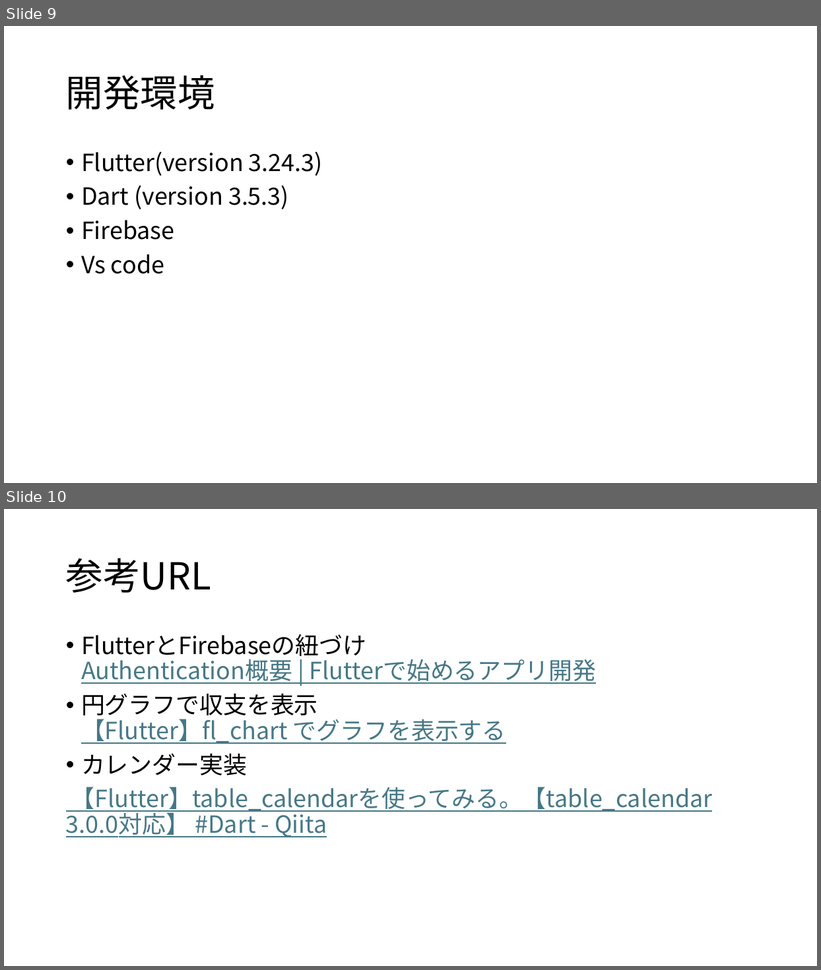
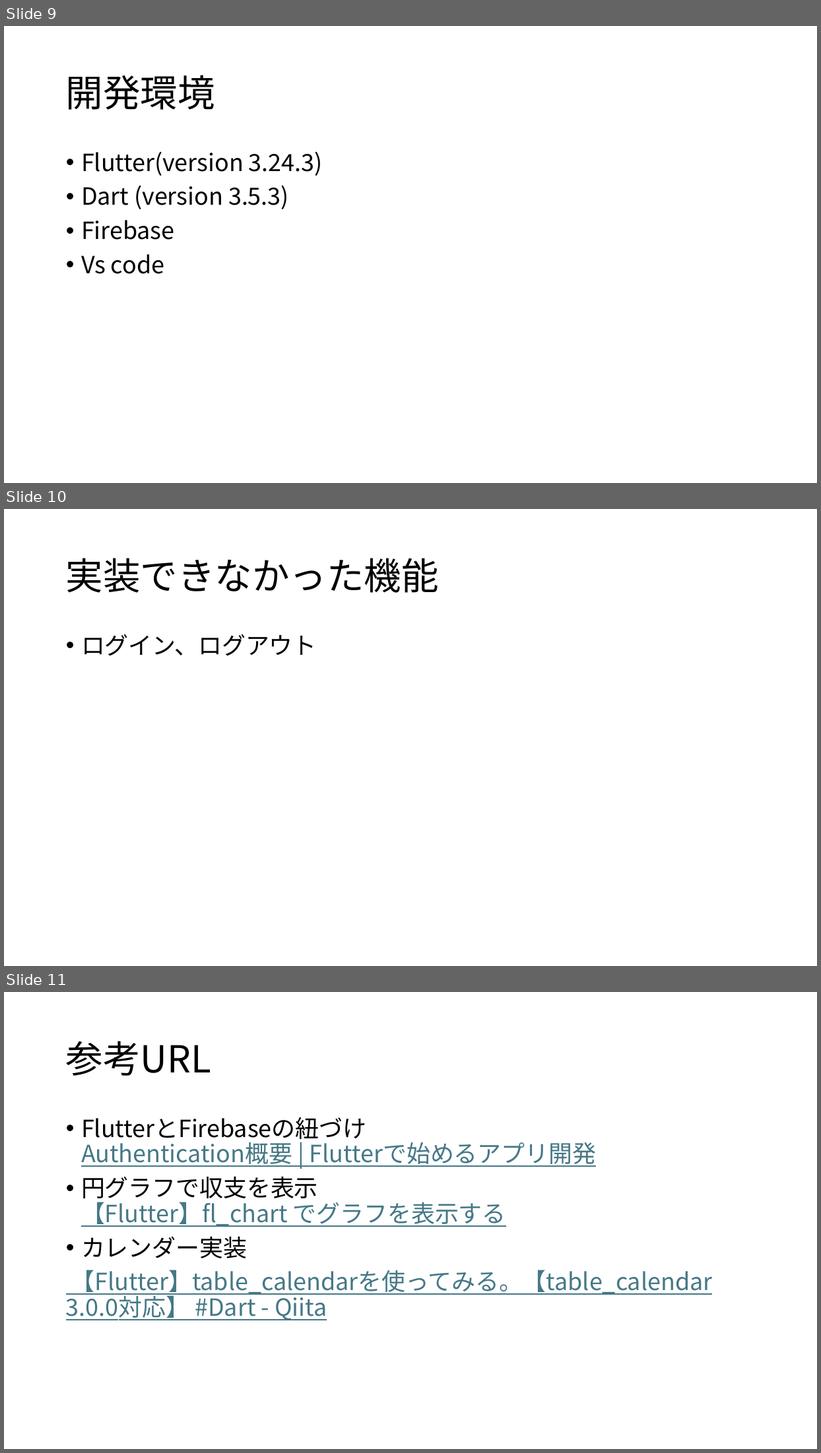
Before and after one commit to iwasitamasayosi/flutter_application_1, a slide deck: 家計簿_岩下暢秀.pptx. Shown one above the other, each under a label of ours: slides 9 and 10 before the commit, slides 9, 10 and 11 after it. The pictures are 821x970 and 821x1453 pixels, drawn with LibreOffice and Linux fonts; fonts in the diff are those of the drawing. Boxes give left, top, right and bottom in pixels: in the first picture for what was removed or moved away, otherwise in the second. Text is boxed around its words. In the diff, an @@ line names an element or a change of style, - is before the commit and + after.

Commit message:
実装できなかった機能のスライドを追加

```diff
--- a/家計簿_岩下暢秀.pptx
+++ b/家計簿_岩下暢秀.pptx
@@ slide 10 added at box(4, 509, 817, 966), background #FFFFFF @@
@@ title added at box(66, 558, 439, 593), 44 pt, text #000000 @@
+実装できなかった機能
@@ text added at box(81, 634, 317, 656), 28 pt, text #000000 @@
+• ログイン、ログアウト
@@ what was slide 10 is now slide 11 @@
```
